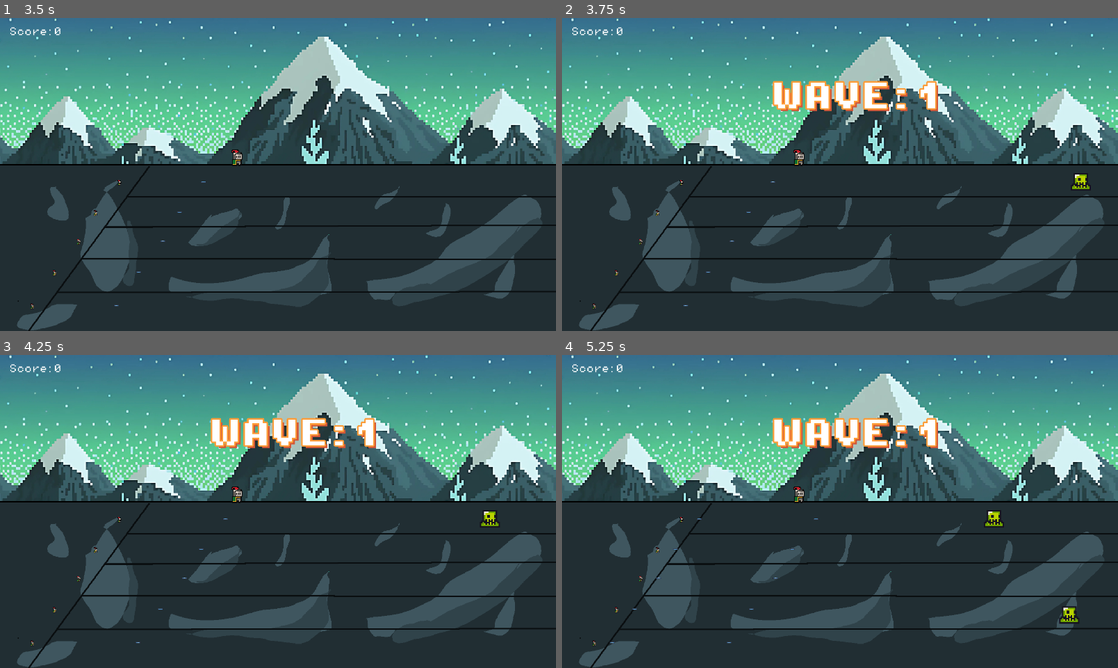
Above: before the commit, frames 1-4 (two rows, left to right).
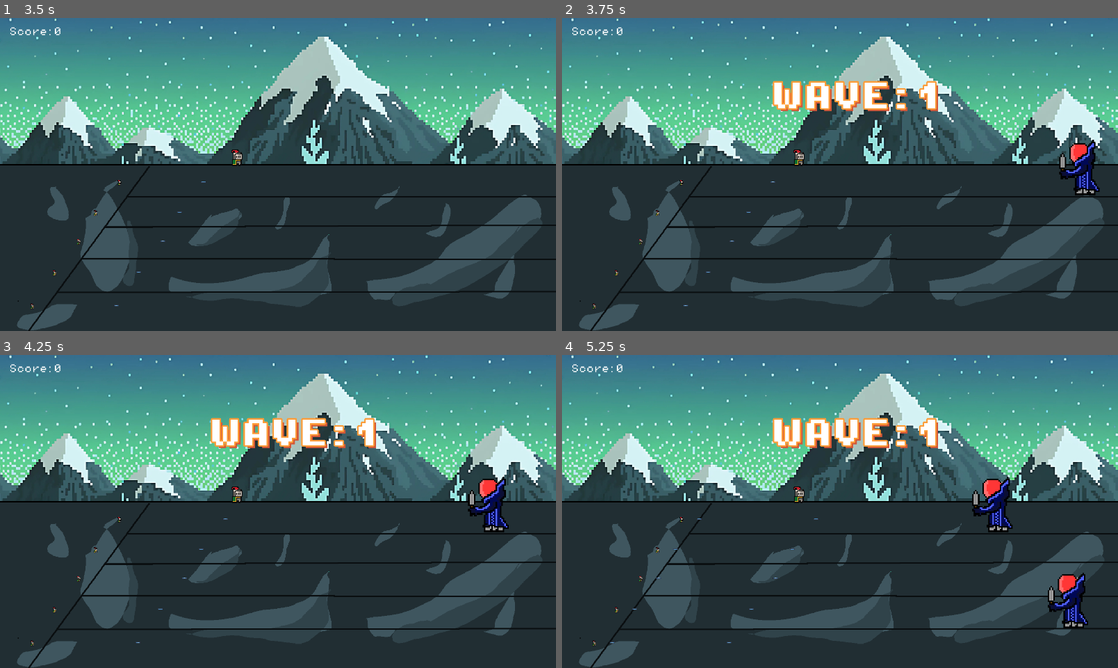
Above: after the commit, the same moments.

Repository: varun22/ECS179-FinalProject
Game: Godot game, scene res://scenes/menu.tscn
Same seed, same stepped clock (60 frames per second), same inputs: the game is played once before the commit and once after it. The engine's default icon, where the game draws it, is replaced by a stand-in: a white triangle on a blue panel in a dark square.
Inputs:
- Up to frame 1 (3.5 s): click "Play Game" at 0.5 s; tap Enter (ui_accept) at 1.25, 1.52, 2, 2.27, 2.75 s; hold Right (ui_right) 1.28-2.78 s; hold Left (ui_left) from 2.78 s (still down)
- Up to frame 2 (3.75 s): tap Enter (ui_accept) at 3.5 s; release Left (ui_left) at 3.53 s; hold Right (ui_right) from 3.53 s (still down)
- Up to frame 3 (4.25 s): keep holding Right (ui_right); tap Enter (ui_accept) at 3.77 s
- Up to frame 4 (5.25 s): tap Enter (ui_accept) at 4.52 s; release Right (ui_right) at 5.03 s; hold Left (ui_left) from 5.03 s (still down)

Frame 1 is identical in both runs. In frame 2, 0.8% of the frame differs, in the area x 89-97%, y 38-57%; in frame 3, 0.8%; in frame 4, 1.6%, in the area x 73-95%, y 38-88%.

Commit message:
Added enemy animations

Diff:
--- a/tend&defend/scenes/enemy.tscn
+++ b/tend&defend/scenes/enemy.tscn
@@ -1,43 +1,97 @@
-[gd_scene load_steps=9 format=3 uid="uid://uee07313050q"]
+[gd_scene load_steps=10 format=3 uid="uid://uee07313050q"]
 
 [ext_resource type="Script" path="res://scripts/enemy.gd" id="1_dytbo"]
-[ext_resource type="Texture2D" uid="uid://d3lp1v1ldjimh" path="res://assets/placeholder assets/slime_green.png" id="1_qqrkb"]
+[ext_resource type="Texture2D" uid="uid://bq80gipduyw53" path="res://assets/Enemy/Enemy (1).png" id="2_y2grw"]
 
-[sub_resource type="AtlasTexture" id="AtlasTexture_cm2w8"]
-atlas = ExtResource("1_qqrkb")
-region = Rect2(0, 24, 24, 24)
+[sub_resource type="Animation" id="Animation_uys2l"]
+length = 0.001
+tracks/0/type = "value"
+tracks/0/imported = false
+tracks/0/enabled = true
+tracks/0/path = NodePath(".:frame")
+tracks/0/interp = 1
+tracks/0/loop_wrap = true
+tracks/0/keys = {
+"times": PackedFloat32Array(0),
+"transitions": PackedFloat32Array(1),
+"update": 1,
+"values": [0]
+}
 
-[sub_resource type="AtlasTexture" id="AtlasTexture_wjpph"]
-atlas = ExtResource("1_qqrkb")
-region = Rect2(24, 24, 24, 24)
+[sub_resource type="Animation" id="Animation_8wraw"]
+resource_name = "saber_move_left"
+length = 0.4
+loop_mode = 1
+tracks/0/type = "value"
+tracks/0/imported = false
+tracks/0/enabled = true
+tracks/0/path = NodePath(".:frame")
+tracks/0/interp = 1
+tracks/0/loop_wrap = true
+tracks/0/keys = {
+"times": PackedFloat32Array(0, 0.1, 0.2, 0.3),
+"transitions": PackedFloat32Array(1, 1, 1, 1),
+"update": 1,
+"values": [4, 5, 6, 7]
+}
 
-[sub_resource type="AtlasTexture" id="AtlasTexture_3g72j"]
-atlas = ExtResource("1_qqrkb")
-region = Rect2(48, 24, 24, 24)
+[sub_resource type="Animation" id="Animation_y1dnh"]
+resource_name = "saber_attack"
+length = 0.4
+tracks/0/type = "value"
+tracks/0/imported = false
+tracks/0/enabled = true
+tracks/0/path = NodePath(".:frame")
+tracks/0/interp = 1
+tracks/0/loop_wrap = true
+tracks/0/keys = {
+"times": PackedFloat32Array(0, 0.1, 0.2, 0.3),
+"transitions": PackedFloat32Array(1, 1, 1, 1),
+"update": 1,
+"values": [0, 1, 2, 3]
+}
 
-[sub_resource type="AtlasTexture" id="AtlasTexture_p0a8o"]
-atlas = ExtResource("1_qqrkb")
-region = Rect2(72, 24, 24, 24)
+[sub_resource type="Animation" id="Animation_f0dkf"]
+resource_name = "cloak_attack"
+length = 0.4
+tracks/0/type = "value"
+tracks/0/imported = false
+tracks/0/enabled = true
+tracks/0/path = NodePath(".:frame")
+tracks/0/interp = 1
+tracks/0/loop_wrap = true
+tracks/0/keys = {
+"times": PackedFloat32Array(0, 0.1, 0.2, 0.3),
+"transitions": PackedFloat32Array(1, 1, 1, 1),
+"update": 1,
+"values": [8, 9, 10, 11]
+}
 
-[sub_resource type="SpriteFrames" id="SpriteFrames_trq5m"]
-animations = [{
-"frames": [{
-"duration": 1.0,
-"texture": SubResource("AtlasTexture_cm2w8")
-}, {
-"duration": 1.0,
-"texture": SubResource("AtlasTexture_wjpph")
-}, {
-"duration": 1.0,
-"texture": SubResource("AtlasTexture_3g72j")
-}, {
-"duration": 1.0,
-"texture": SubResource("AtlasTexture_p0a8o")
-}],
-"loop": true,
-"name": &"default",
-"speed": 5.0
-}]
+[sub_resource type="Animation" id="Animation_ex7my"]
+resource_name = "cloak_move_left"
+length = 0.2
+loop_mode = 1
+tracks/0/type = "value"
+tracks/0/imported = false
+tracks/0/enabled = true
+tracks/0/path = NodePath(".:frame")
+tracks/0/interp = 1
+tracks/0/loop_wrap = true
+tracks/0/keys = {
+"times": PackedFloat32Array(0, 0.1),
+"transitions": PackedFloat32Array(1, 1),
+"update": 1,
+"values": [12, 13]
+}
+
+[sub_resource type="AnimationLibrary" id="AnimationLibrary_xsy4n"]
+_data = {
+"RESET": SubResource("Animation_uys2l"),
+"cloak_attack": SubResource("Animation_f0dkf"),
+"cloak_move_left": SubResource("Animation_ex7my"),
+"saber_attack": SubResource("Animation_y1dnh"),
+"saber_move_left": SubResource("Animation_8wraw")
+}
 
 [sub_resource type="RectangleShape2D" id="RectangleShape2D_oo0ld"]
 size = Vector2(14, 12)
@@ -48,8 +102,16 @@
 collision_mask = 2
 script = ExtResource("1_dytbo")
 
-[node name="AnimatedSprite2D" type="AnimatedSprite2D" parent="."]
-sprite_frames = SubResource("SpriteFrames_trq5m")
+[node name="Sprite2D" type="Sprite2D" parent="."]
+texture_filter = 1
+texture = ExtResource("2_y2grw")
+hframes = 4
+vframes = 4
+
+[node name="AnimationPlayer" type="AnimationPlayer" parent="Sprite2D"]
+libraries = {
+"": SubResource("AnimationLibrary_xsy4n")
+}
 
 [node name="CollisionShape2D" type="CollisionShape2D" parent="."]
 position = Vector2(0, 6)
--- a/tend&defend/scripts/enemy.gd
+++ b/tend&defend/scripts/enemy.gd
@@ -11,6 +11,7 @@
 # Called when the node enters the scene tree for the first time.
 func _ready() -> void:
 	signals.enemy_damaged.connect(_on_enemy_damaged)
+	$Sprite2D/AnimationPlayer.play("cloak_move_left")
 
 # Called every frame. 'delta' is the elapsed time since the previous frame.
 func _process(delta: float) -> void:
Binary file added: tend&defend/assets/Enemy/Enemy (1).png
Not shown, added: tend&defend/assets/Enemy/Enemy (1).png.import
